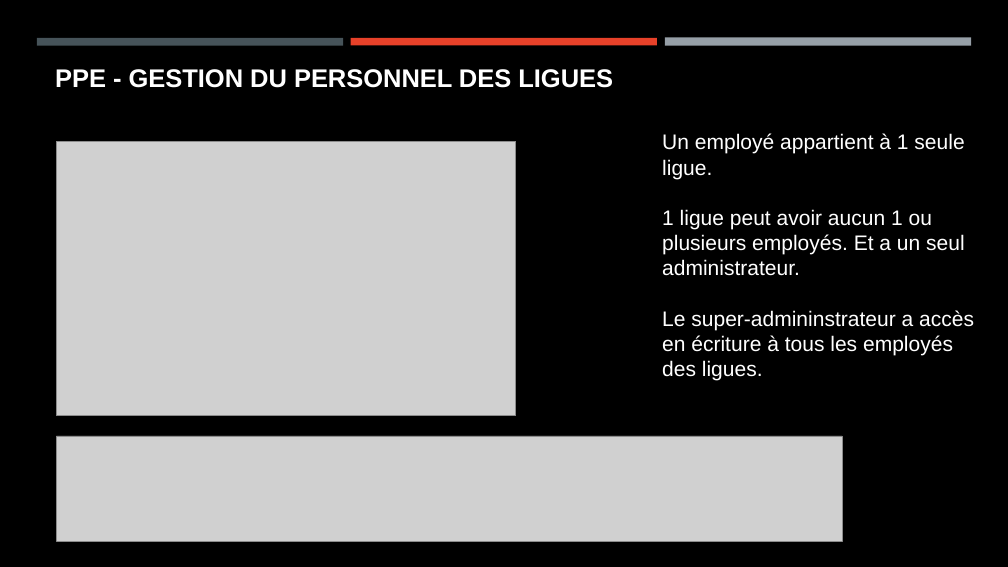
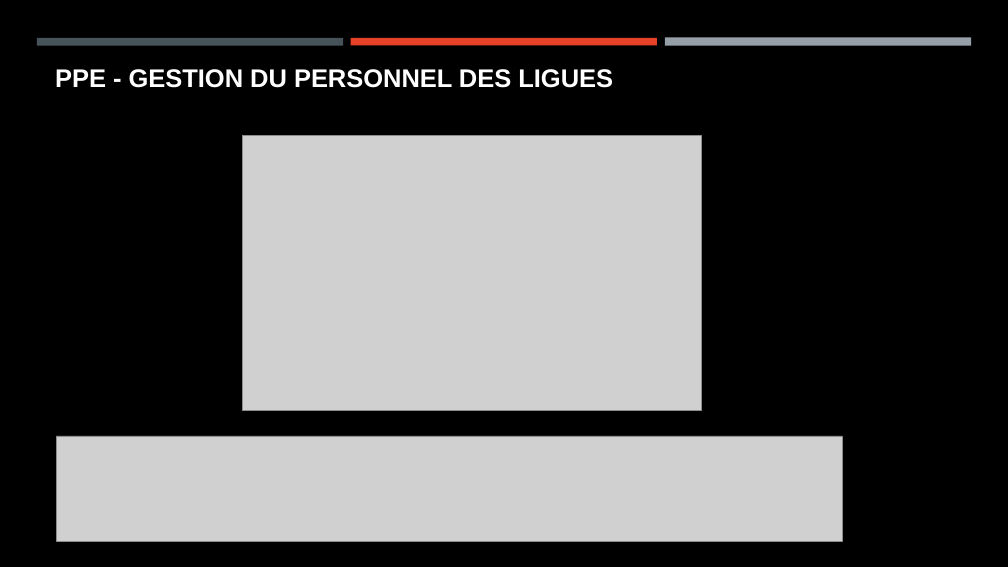
Before and after one commit to yve99/personnel, a slide deck: slide 2 of documentation/PPE - Gestion du personnel des ligues.pptx. Drawn at 1008x567 pixels with LibreOffice and Linux fonts; fonts in the diff are those of the drawing; grey boxes stand for pictures; background and template pictures are left out. Boxes give left, top, right and bottom in pixels: in the first picture for what was removed or moved away, otherwise in the second. Text is boxed around its words. In the diff, an @@ line names an element or a change of style, - is before the commit and + after.

```diff
--- a/documentation/PPE - Gestion du personnel des ligues.pptx
+++ b/documentation/PPE - Gestion du personnel des ligues.pptx
@@ picture: place and size @@
-picture at [56, 141, 516, 416]
+picture at [242, 136, 702, 411]
@@ text removed at [662, 133, 974, 381] @@
-Un employé appartient à 1 seule ligue.
-1 ligue peut avoir aucun 1 ou plusieurs employés. Et a un seul administrateur.
-Le super-admininstrateur a accès en écriture à tous les employés des ligues.
```
Also in this commit, not shown: 1 other slide changed, 2 slides added.
